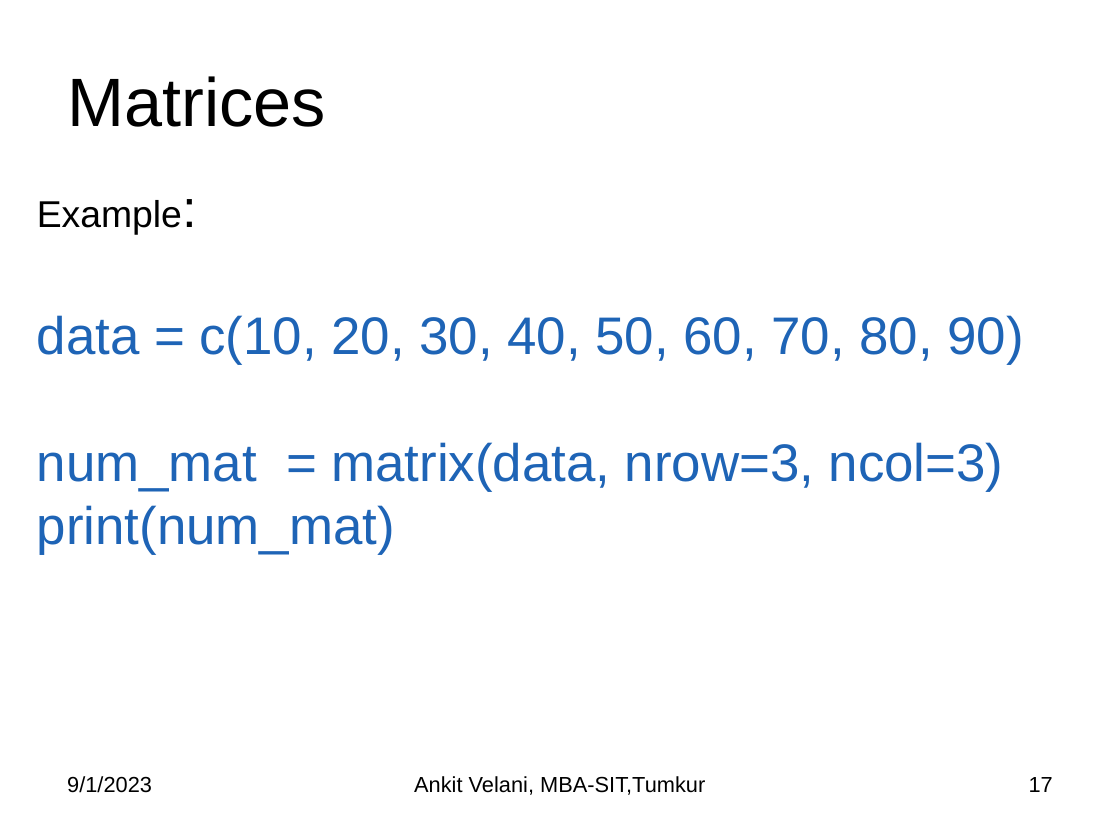
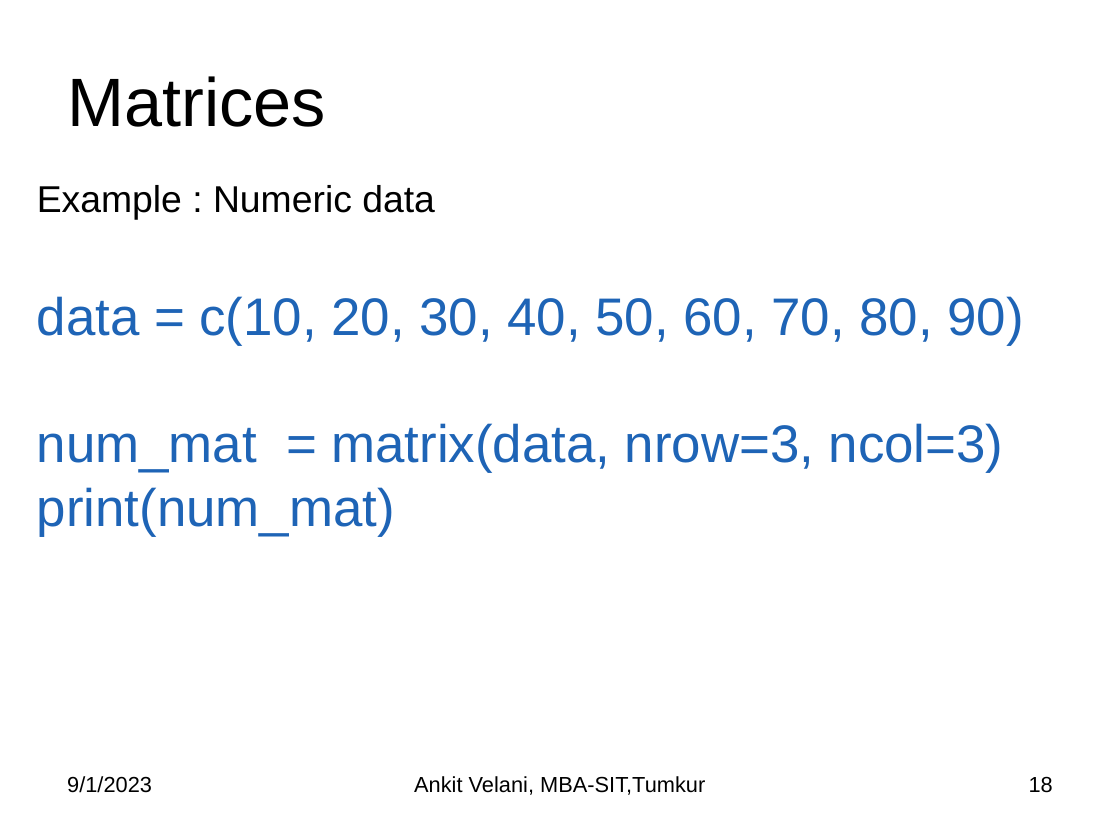
Before and after one commit to sitmbadept/sitmbadept.github.io, a slide deck: slide 18 of 2023/UNIT_3/UNIT-3-R-PART_2.pptx (slide 17 before the commit). Drawn at 1120x840 pixels with LibreOffice and Linux fonts; fonts in the diff are those of the drawing. Boxes give left, top, right and bottom in pixels: in the first picture for what was removed or moved away, otherwise in the second. Text is boxed around its words. In the diff, an @@ line names an element or a change of style, - is before the commit and + after.

```diff
--- a/2023/UNIT_3/UNIT-3-R-PART_2.pptx
+++ b/2023/UNIT_3/UNIT-3-R-PART_2.pptx
@@ text at (37, 185, 435, 219): text changed @@
-Example:
+Example : Numeric data
@@ page number at (1029, 776, 1053, 793): text changed @@
-17
+18
```
Also in this commit, not shown: 6 other slides changed, 1 slide added, 1 other file.
